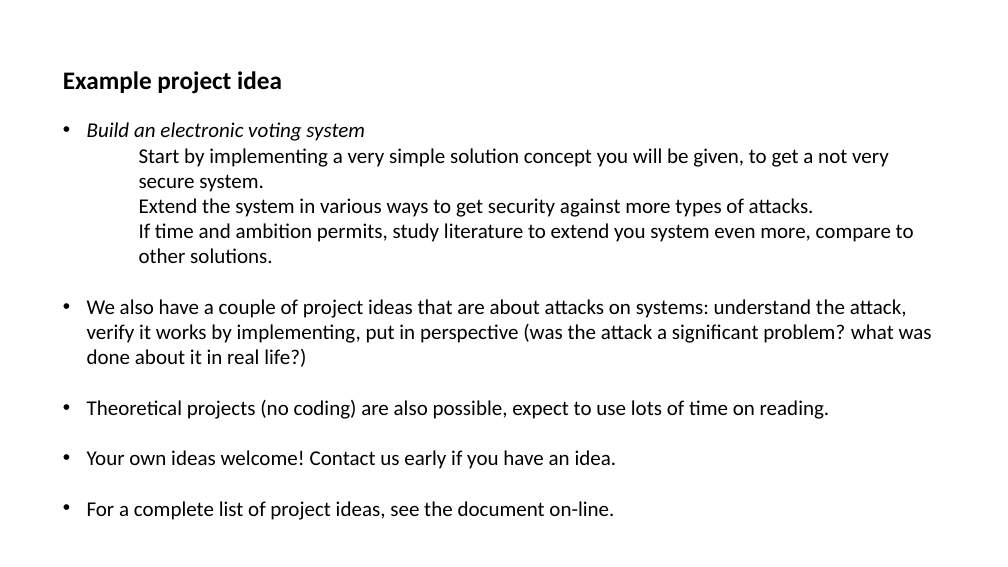
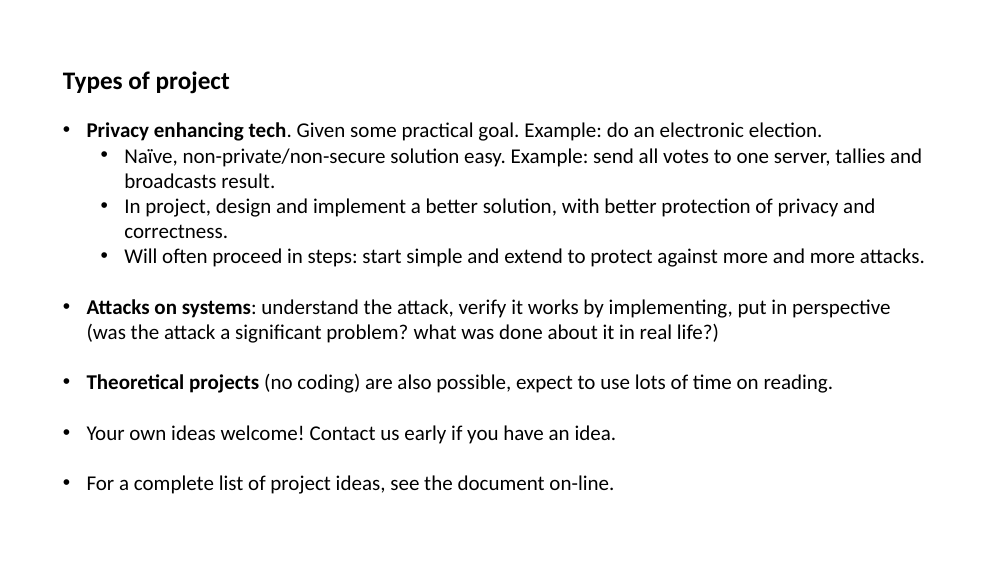
Before and after one commit to IntProgAU/Materiale, a slide deck: slide 2 of web/b25/presentations/CryptographyAndSecurity.pptx. Drawn at 1008x567 pixels with LibreOffice and Linux fonts; fonts in the diff are those of the drawing. Boxes give left, top, right and bottom in pixels: in the first picture for what was removed or moved away, otherwise in the second. Text is boxed around its words. In the diff, an @@ line names an element or a change of style, - is before the commit and + after.

```diff
--- a/web/b25/presentations/CryptographyAndSecurity.pptx
+++ b/web/b25/presentations/CryptographyAndSecurity.pptx
@@ text at [63,71,925,343]: text changed @@
-Example project idea
-• Build an electronic voting system
-    Start by implementing a very simple solution concept you will be given, to get a not very secure system.
-Extend the system in various ways to get security against more types of attacks.
-    If time and ambition permits, study literature to extend you system even more, compare to other solutions.
-• We also have a couple of project ideas that are about attacks on systems: understand the attack, verify it works by implementing, put in perspective (was the attack a significant problem? what was done about it in real life?)
+Types of project
+• Privacy enhancing tech. Given some practical goal. Example: do an electronic election.
+  • Naïve, non-private/non-secure solution easy. Example: send all votes to one server, tallies and broadcasts result.
+  • In project, design and implement a better solution, with better protection of privacy and correctness.
+  • Will often proceed in steps: start simple and extend to protect against more and more attacks.
+• Attacks on systems: understand the attack, verify it works by implementing, put in perspective (was the attack a significant problem? what was done about it in real life?)
@@ text at [87,374,834,393]: bold on in "Theoretical projects" @@
```
Also in this commit, not shown: 2 other slides changed.
